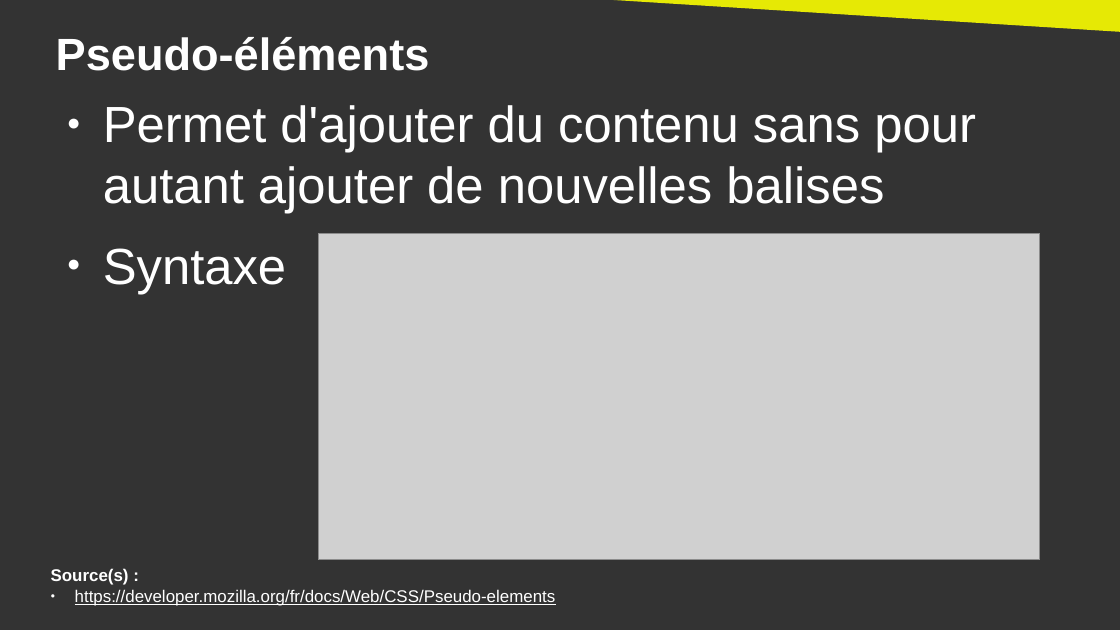
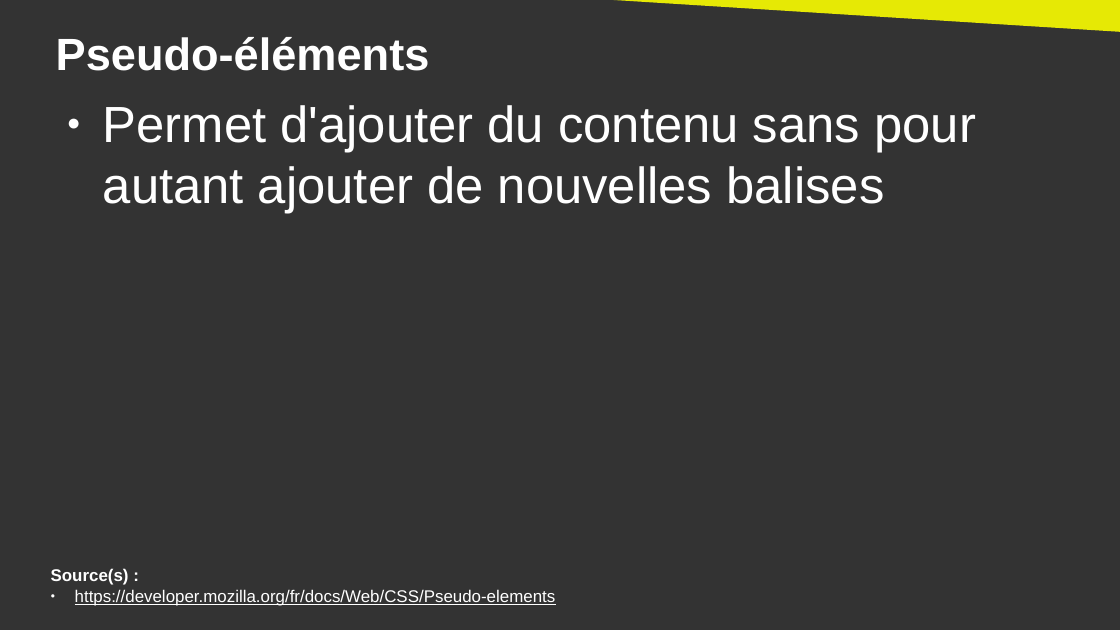
Before and after one commit to DanYellow/cours, a slide deck: slide 14 of integration-web-s2/travaux-pratiques/numero-3/presentation.odp. Drawn at 1120x630 pixels with LibreOffice and Linux fonts; fonts in the diff are those of the drawing; grey boxes stand for pictures. Boxes give left, top, right and bottom in pixels: in the first picture for what was removed or moved away, otherwise in the second. Text is boxed around its words. In the diff, an @@ line names an element or a change of style, - is before the commit and + after.

```diff
--- a/integration-web-s2/travaux-pratiques/numero-3/presentation.odp
+++ b/integration-web-s2/travaux-pratiques/numero-3/presentation.odp
@@ picture removed at (x1=318, y1=234, x2=1040, y2=560) @@
@@ text at (x1=103, y1=248, x2=286, y2=294): paragraph removed @@
-● Syntaxe
```
Also in this commit, not shown: 4 other slides changed, 1 other file.
